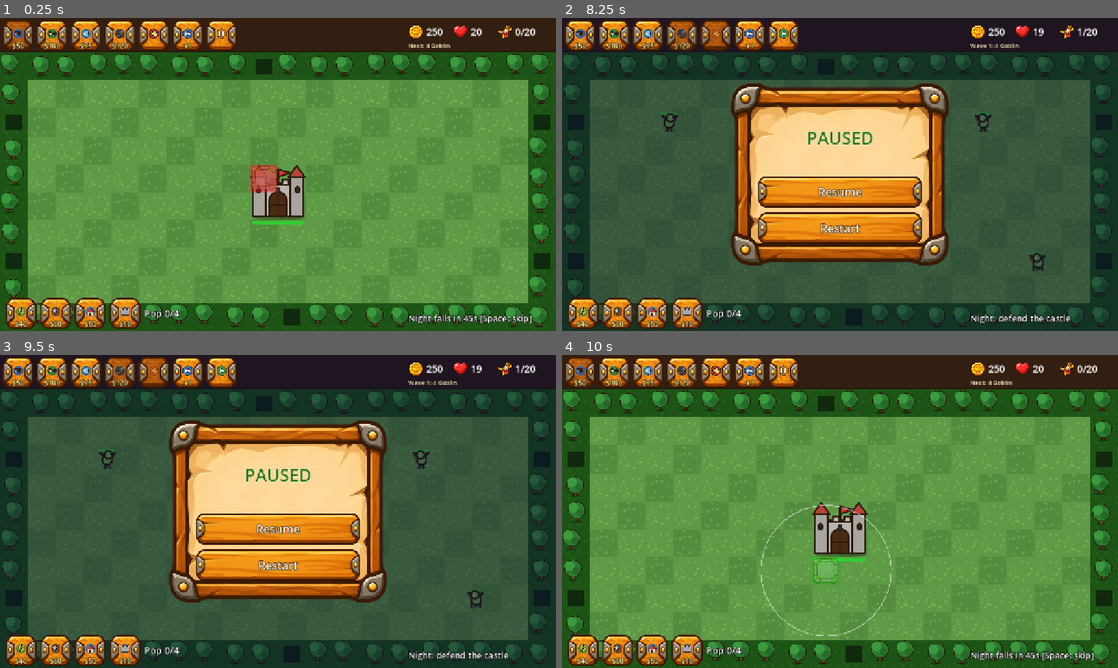
Above: before the commit, frames 1-4 (two rows, left to right).
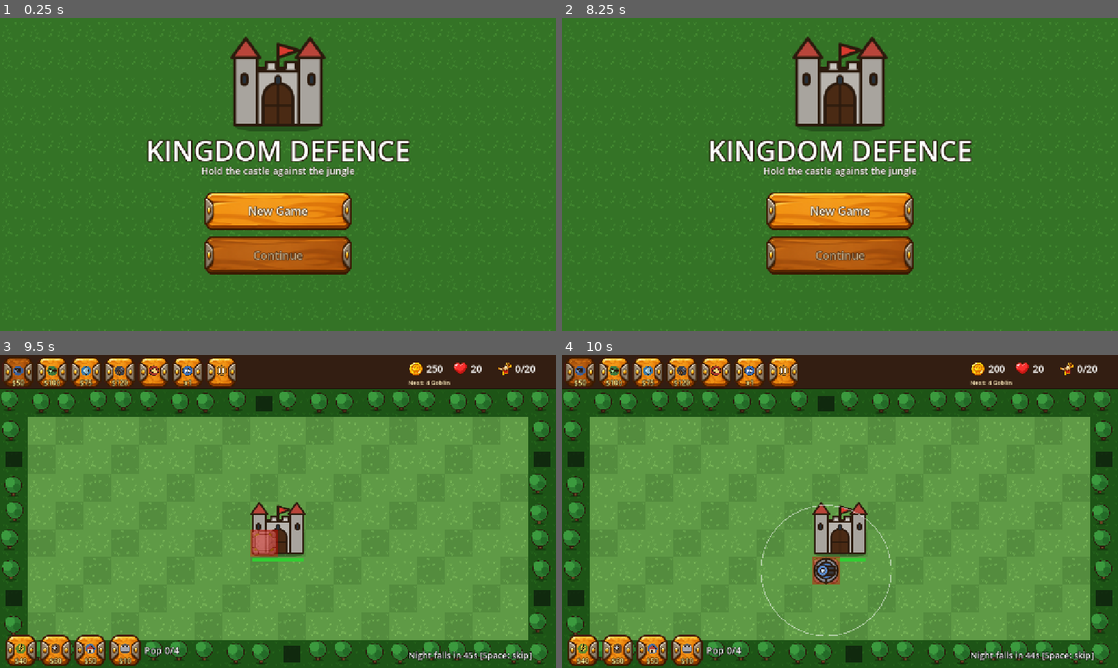
Above: after the commit, the same moments.

Repository: Sosakpanha/Tower-defence
Game: Godot game, scene res://menu.tscn
Two runs of this game, one before a commit and one after it. Both use one fixed random seed, a clock stepped at 60 frames per second and the inputs below. Before the commit the project starts from res://main.tscn.
Inputs (mouse positions are in pixels of both pictures, inside the frame that each line leads up to):
- Up to frame 1 (0.25 s): no input
- Up to frame 2 (8.25 s): click (840, 212) at 0.5 s, where only the run after the commit has a clickable "New Game"; click "$50" at 1.25 s; click "$100" at 2 s; click "$75" at 2.75 s; click "$120" at 3.5 s; click (717, 36) at 4.27 s; click "x1" at 5 s; click "x2" at 5.75 s; click "x3" at 6.5 s; click (784, 36) at 7.27 s; click (840, 249) at 8 s, where only the run after the commit has a clickable "Main Menu"
- Up to frame 3 (9.5 s): click (278, 549) at 8.75 s, where only the run after the commit has a clickable "New Game"
- Up to frame 4 (10 s): click (840, 564) at 9.5 s, where only the run before the commit has a clickable "Restart"

The runs differ from the first frame. In frame 1, 95% of the frame differs, in the area x 0-100%, y 0-100%; in frame 2, 98%; in frame 3, 85%; in frame 4, 0.5%.

Commit message:
Start menu (New Game / Continue), autosave and load, save test, Main Menu button in pause overlay
Co-Authored-By: Claude Sonnet 5.5 <noreply@anthropic.com>

Diff:
--- a/main.gd
+++ b/main.gd
@@ -66,14 +66,18 @@
 	router.tower_tapped.connect(select_tower)
 	router.sell_requested.connect(try_sell)
 	router.ground_tapped.connect(deselect_tower)
-	lifecycle.backgrounded.connect(func() -> void: set_paused(true))
+	lifecycle.backgrounded.connect(func() -> void: autosave(); set_paused(true))
 	hud.pause_pressed.connect(func() -> void: set_paused(not get_tree().paused))
 	hud.restart_pressed.connect(restart)
+	hud.menu_pressed.connect(go_menu)
 	hud.tower_chosen.connect(_select)
 	hud.start_wave_pressed.connect(start_wave)
 	hud.speed_pressed.connect(cycle_speed)
 	hud.upgrade_pressed.connect(upgrade_selected)
 	hud.sell_pressed.connect(func() -> void: try_sell(sel_cell))
+	var saved := SaveGame.take_pending()
+	if not saved.is_empty():
+		SaveGame.restore(self, saved)
 	_select(selected)
 	_update_hud()
 
@@ -225,6 +229,7 @@
 	if w >= Config.MAX_WAVE:
 		_end_game(true)
 	_update_hud()
+	autosave()
 
 
 func _on_enemy_killed(e: Enemy) -> void:
@@ -244,6 +249,19 @@
 	hud.show_pause(on)
 
 
+## Saves only in a build phase (day), never mid-wave or after the game ended.
+func autosave() -> void:
+	if not game_over and not wave_active and not day.is_night:
+		SaveGame.write(self)
+
+
+func go_menu() -> void:
+	autosave()
+	get_tree().paused = false
+	Engine.time_scale = 1.0
+	get_tree().change_scene_to_file("res://menu.tscn")
+
+
 func restart() -> void:
 	get_tree().paused = false
 	get_tree().reload_current_scene()
@@ -251,6 +269,7 @@
 
 func _end_game(victory: bool) -> void:
 	game_over = true
+	SaveGame.clear()
 	router.clear_pending()
 	router.enabled = false
 	won = victory
--- /dev/null
+++ b/menu.tscn
@@ -0,0 +1,6 @@
+[gd_scene load_steps=2 format=3]
+
+[ext_resource type="Script" path="res://ui/main_menu.gd" id="1"]
+
+[node name="Menu" type="Control"]
+script = ExtResource("1")
--- a/project.godot
+++ b/project.godot
@@ -11,7 +11,7 @@
 [application]
 
 config/name="Tower Defence"
-run/main_scene="res://main.tscn"
+run/main_scene="res://menu.tscn"
 config/features=PackedStringArray("4.6", "GL Compatibility")
 config/icon="res://icon.svg"
 
--- a/systems/day_cycle.gd
+++ b/systems/day_cycle.gd
@@ -23,6 +23,14 @@
 	phase_changed.emit(false, 1)
 
 
+## Back to a build phase after loading a save: `cleared` waves are done.
+func resume(cleared: int) -> void:
+	is_night = false
+	time_left = Config.FIRST_DAY_SECONDS if cleared == 0 else Config.DAY_SECONDS
+	enabled = true
+	_set_phase(false, cleared + 1)
+
+
 func _set_phase(night: bool, number: int) -> void:
 	is_night = night
 	_last_sec = -1
--- /dev/null
+++ b/systems/save_game.gd
@@ -0,0 +1,65 @@
+## Saves/loads the kingdom to user://save.json. Saved at dawn (between waves) and when leaving.
+## Pure data in/out: Main calls write()/restore(); the menu calls has_save()/read().
+class_name SaveGame
+extends RefCounted
+
+const PATH := "user://save.json"
+const VERSION := 1
+
+static var pending := {}   # set by the menu ("Continue"); Main takes it on start
+
+
+static func has_save() -> bool:
+	return FileAccess.file_exists(PATH)
+
+
+static func read() -> Dictionary:
+	var f := FileAccess.open(PATH, FileAccess.READ)
+	if f == null:
+		return {}
+	var d: Variant = JSON.parse_string(f.get_as_text())
+	return d if d is Dictionary and d.get("version", 0) == VERSION else {}
+
+
+static func clear() -> void:
+	if has_save():
+		DirAccess.remove_absolute(ProjectSettings.globalize_path(PATH))
+
+
+static func take_pending() -> Dictionary:
+	var d := pending
+	pending = {}
+	return d
+
+
+static func write(m: Node) -> void:
+	var d := {"version": VERSION, "gold": m.gold, "wave": m.waves.wave, "hp": m.castle.hp, "towers": [], "buildings": []}
+	for c: Vector2i in m.tower_mgr.towers:
+		d.towers.append({"k": m.tower_mgr.towers[c].kind, "c": [c.x, c.y], "lv": m.tower_mgr.towers[c].level})
+	for c: Vector2i in m.buildings.buildings:
+		d.buildings.append({"k": m.buildings.buildings[c].kind, "c": [c.x, c.y], "hp": m.buildings.buildings[c].hp})
+	var f := FileAccess.open(PATH, FileAccess.WRITE)
+	if f:
+		f.store_string(JSON.stringify(d))
+
+
+static func restore(m: Node, d: Dictionary) -> void:
+	m.gold = int(d.gold)
+	m.waves.wave = int(d.wave)
+	m.castle.hp = int(d.hp)
+	for t: Dictionary in d.towers:
+		var c := Vector2i(t.c[0], t.c[1])
+		m.tower_mgr.add(t.k, c)
+		for i in int(t.lv) - 1:
+			m.tower_mgr.towers[c].upgrade()
+	for b: Dictionary in d.buildings:
+		var c := Vector2i(b.c[0], b.c[1])
+		m.buildings.add(b.k, c)
+		m.buildings.buildings[c].hp = float(b.hp)
+	m.day.resume(m.waves.wave)
+
+
+## One-line description for the Continue button.
+static func summary() -> String:
+	var d := read()
+	return "Wave %d/%d  -  %d gold" % [d.get("wave", 0), Config.MAX_WAVE, d.get("gold", 0)] if not d.is_empty() else ""
--- /dev/null
+++ b/tools/save_test.gd
@@ -0,0 +1,45 @@
+# Usage: Godot --headless --path . --script tools/save_test.gd
+# Builds a small kingdom, saves it, loads it into a fresh Main and compares. Prints PASS/FAIL lines.
+extends SceneTree
+
+var m
+var frame := 0
+var before := {}
+
+
+func _initialize() -> void:
+	SaveGame.clear()
+	m = load("res://main.tscn").instantiate()
+	root.add_child(m)
+
+
+func ok(name: String, cond: bool) -> void:
+	print(("PASS " if cond else "FAIL ") + name)
+
+
+func _process(_d: float) -> bool:
+	frame += 1
+	if frame == 2:
+		m.gold = 777
+		m._select("cannon"); m.try_place(Vector2i(3, 3))
+		m.select_tower(Vector2i(3, 3)); m.gold = 777; m.upgrade_selected()
+		m._select_building("house"); m.gold = 777; m.try_place(Vector2i(6, 6))
+		m.buildings.buildings[Vector2i(6, 6)].hp = 33.0
+		m.waves.wave = 4; m.castle.hp = 11; m.gold = 777
+		m.autosave()
+		ok("save file written", SaveGame.has_save())
+		ok("summary", SaveGame.summary() == "Wave 4/%d  -  777 gold" % Config.MAX_WAVE)
+		m.queue_free()
+	if frame == 4:
+		SaveGame.pending = SaveGame.read()
+		m = load("res://main.tscn").instantiate()
+		root.add_child(m)
+	if frame == 6:
+		var t: Tower = m.towers.get(Vector2i(3, 3))
+		ok("tower restored with level", t != null and t.kind == "cannon" and t.level == 2)
+		ok("building restored with hp", m.buildings.has(Vector2i(6, 6)) and m.buildings.buildings[Vector2i(6, 6)].hp == 33.0)
+		ok("gold/wave/hp restored", m.gold == 777 and m.wave == 4 and m.lives == 11)
+		ok("back in day phase", not m.day.is_night and m.day.time_left > Config.DAY_SECONDS - 2.0)
+		SaveGame.clear()
+		quit()
+	return false
--- a/ui/hud.gd
+++ b/ui/hud.gd
@@ -10,6 +10,7 @@
 signal sell_pressed
 signal pause_pressed
 signal restart_pressed
+signal menu_pressed
 
 var tower_buttons := {}
 var wave_button := IconButton.new()
@@ -163,4 +164,5 @@
 func _build_message_panel() -> void:
 	overlay.resume_pressed.connect(pause_pressed.emit)
 	overlay.restart_pressed.connect(restart_pressed.emit)
+	overlay.menu_pressed.connect(menu_pressed.emit)
 	add_child(overlay)
--- /dev/null
+++ b/ui/main_menu.gd
@@ -0,0 +1,63 @@
+## Title screen: New Game / Continue. Hands a loaded save to Main through SaveGame.pending.
+class_name MainMenu
+extends Control
+
+const GAME := "res://main.tscn"
+
+
+func _ready() -> void:
+	set_anchors_and_offsets_preset(Control.PRESET_FULL_RECT)
+	var bg := TextureRect.new()
+	bg.texture = load("res://assets/art/grass_a.svg")
+	bg.stretch_mode = TextureRect.STRETCH_TILE
+	bg.set_anchors_and_offsets_preset(Control.PRESET_FULL_RECT)
+	bg.modulate = Color(0.55, 0.75, 0.55)
+	add_child(bg)
+	var castle := TextureRect.new()
+	castle.texture = load("res://assets/art/castle.svg")
+	castle.position = Vector2(Config.SCREEN.x / 2 - 110, 40)
+	castle.size = Vector2(220, 220)
+	castle.expand_mode = TextureRect.EXPAND_IGNORE_SIZE
+	add_child(castle)
+	add_child(_label("KINGDOM DEFENCE", 64, Vector2(0, 260), Vector2(Config.SCREEN.x, 80)))
+	add_child(_label("Hold the castle against the jungle", 22, Vector2(0, 336), Vector2(Config.SCREEN.x, 30)))
+	var box := VBoxContainer.new()
+	box.position = Vector2(Config.SCREEN.x / 2 - 170, 400)
+	box.size = Vector2(340, 0)
+	box.add_theme_constant_override("separation", 14)
+	add_child(box)
+	box.add_child(_button("New Game", _new_game))
+	var cont := _button("Continue\n" + SaveGame.summary() if SaveGame.has_save() else "Continue", _continue)
+	cont.disabled = not SaveGame.has_save()
+	box.add_child(cont)
+
+
+func _label(text: String, size: int, pos: Vector2, sz: Vector2) -> Label:
+	var l := Label.new()
+	l.text = text
+	l.position = pos
+	l.size = sz
+	l.horizontal_alignment = HORIZONTAL_ALIGNMENT_CENTER
+	l.add_theme_font_size_override("font_size", size)
+	l.add_theme_color_override("font_outline_color", Color(0.12, 0.07, 0.02))
+	l.add_theme_constant_override("outline_size", maxi(4, size / 6))
+	return l
+
+
+func _button(text: String, on_press: Callable) -> Button:
+	var b := Button.new()
+	b.text = text
+	b.custom_minimum_size = Vector2(0, UiStyle.TOUCH_H + 16)
+	UiStyle.style_button(b, 26)
+	b.pressed.connect(on_press)
+	return b
+
+
+func _new_game() -> void:
+	SaveGame.pending = {}
+	get_tree().change_scene_to_file(GAME)
+
+
+func _continue() -> void:
+	SaveGame.pending = SaveGame.read()
+	get_tree().change_scene_to_file(GAME)
--- a/ui/overlay_panel.gd
+++ b/ui/overlay_panel.gd
@@ -4,16 +4,18 @@
 
 signal restart_pressed
 signal resume_pressed
+signal menu_pressed
 
 var label := Label.new()
 var resume_btn := Button.new()
 var restart_btn := Button.new()
+var menu_btn := Button.new()
 
 
 func _init() -> void:
 	add_theme_stylebox_override("panel", UiStyle.make_style("res://assets/ui/panel.png", 60, 60))
-	position = Vector2(390, 150)
-	size = Vector2(500, 420)
+	position = Vector2(390, 100)
+	size = Vector2(500, 520)
 	visible = false
 	var box := VBoxContainer.new()
 	box.set_anchors_and_offsets_preset(Control.PRESET_FULL_RECT)
@@ -32,12 +34,14 @@
 	box.add_child(label)
 	resume_btn.text = "Resume"
 	restart_btn.text = "Restart"
-	for b in [resume_btn, restart_btn]:
+	menu_btn.text = "Main Menu"
+	for b in [resume_btn, restart_btn, menu_btn]:
 		b.custom_minimum_size = Vector2(0, UiStyle.TOUCH_H)
 		UiStyle.style_button(b, 26)
 		box.add_child(b)
 	resume_btn.pressed.connect(resume_pressed.emit)
 	restart_btn.pressed.connect(restart_pressed.emit)
+	menu_btn.pressed.connect(menu_pressed.emit)
 
 
 func show_overlay(text: String, good: bool, can_resume: bool) -> void:
Not shown, added: systems/save_game.gd.uid
Not shown, added: tools/save_test.gd.uid
Not shown, added: ui/main_menu.gd.uid
Not shown, changed: CLAUDE.md
